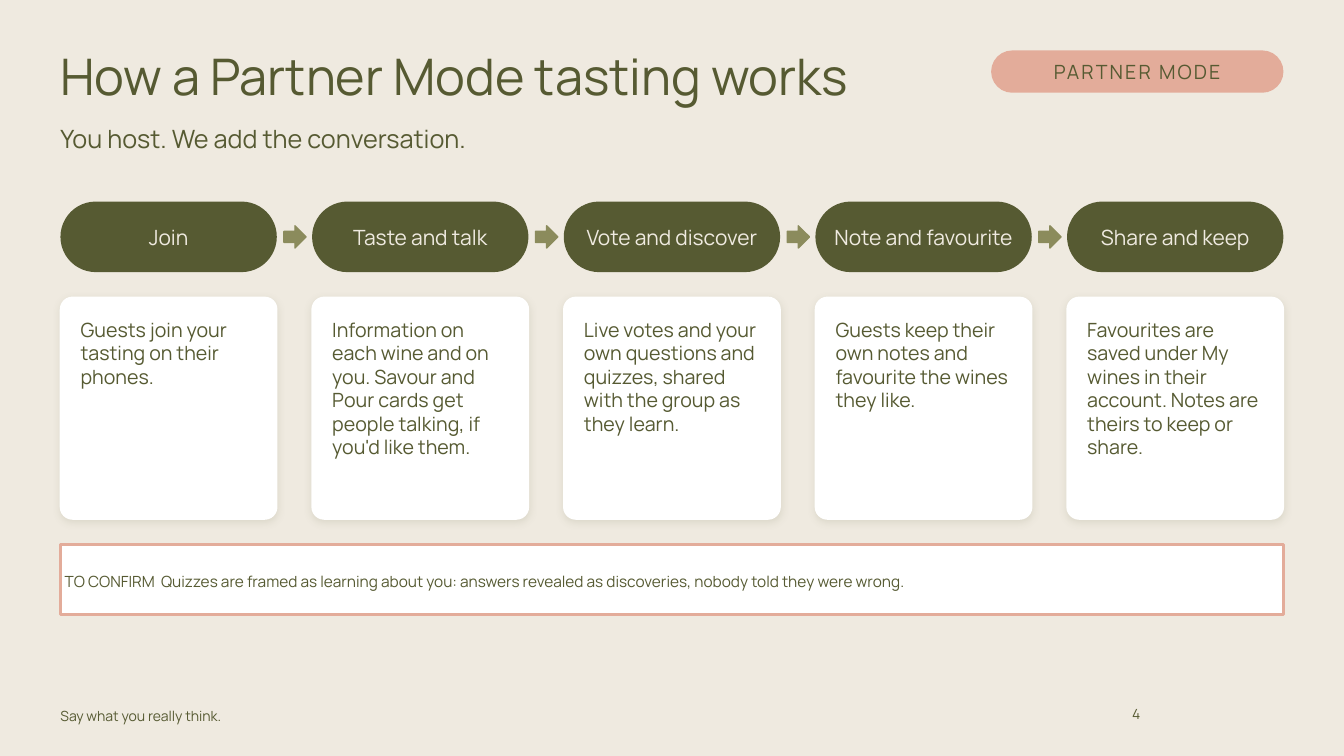
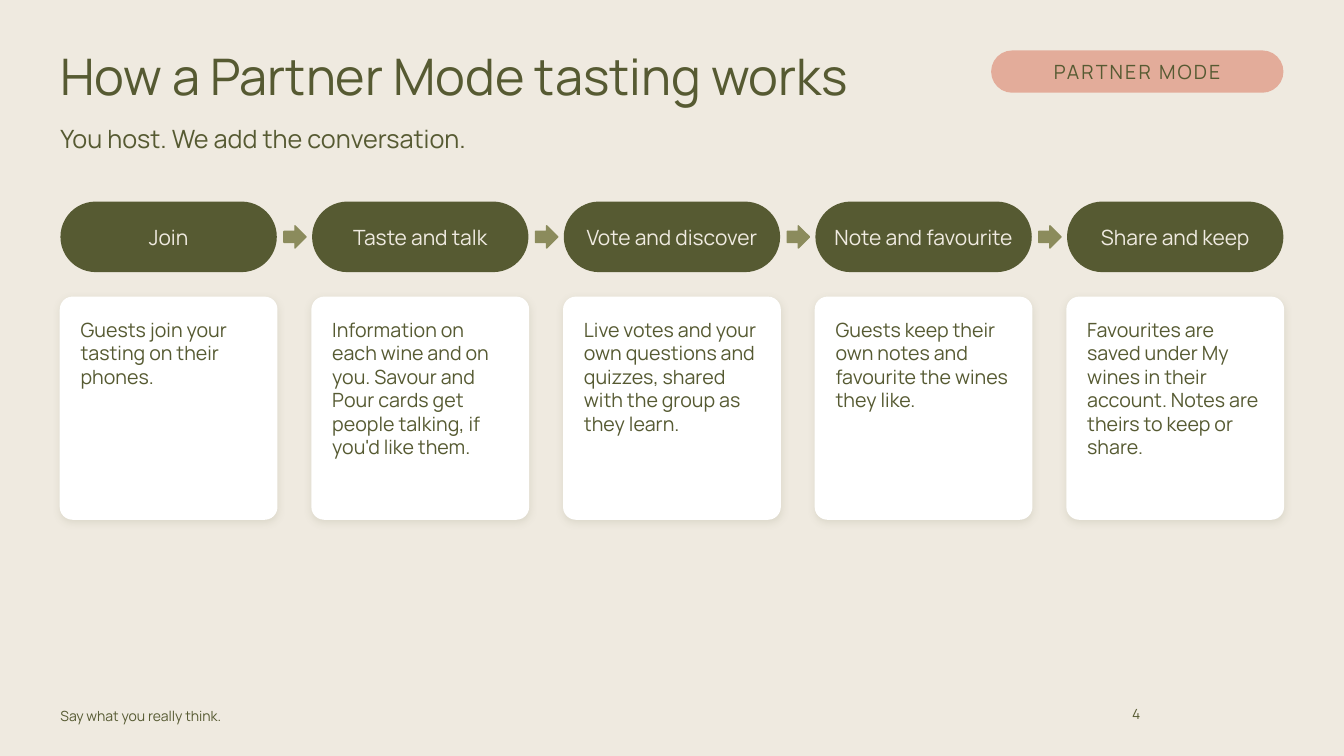
Before and after one commit to carrie147/entre-amis-brand-agent, a slide deck: slide 4 of decks/Entre Amis - Partner Mode pack - DRAFT.pptx. Drawn at 1344x756 pixels with LibreOffice and Linux fonts; fonts in the diff are those of the drawing; background and template pictures are left out. Boxes give left, top, right and bottom in pixels: in the first picture for what was removed or moved away, otherwise in the second. Text is boxed around its words. In the diff, an @@ line names an element or a change of style, - is before the commit and + after.

```diff
--- a/decks/Entre Amis - Partner Mode pack - DRAFT.pptx
+++ b/decks/Entre Amis - Partner Mode pack - DRAFT.pptx
@@ rectangle removed at bbox=[60, 544, 1284, 615] @@
-TO CONFIRM Quizzes are framed as learning about you: answers revealed as discoveries, nobody told they were wrong.
```
Also in this commit, not shown: 3 other slides changed, 10 other files.
